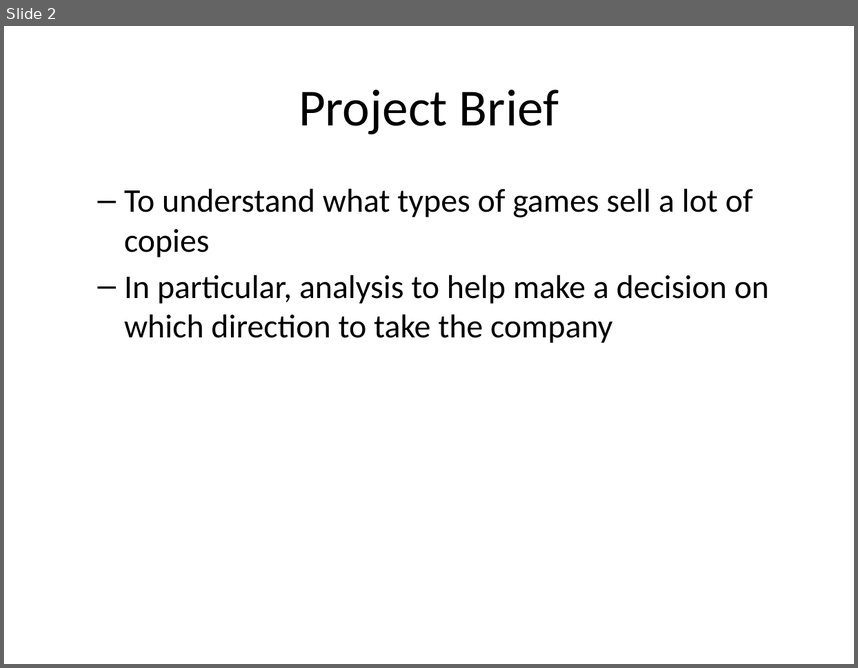
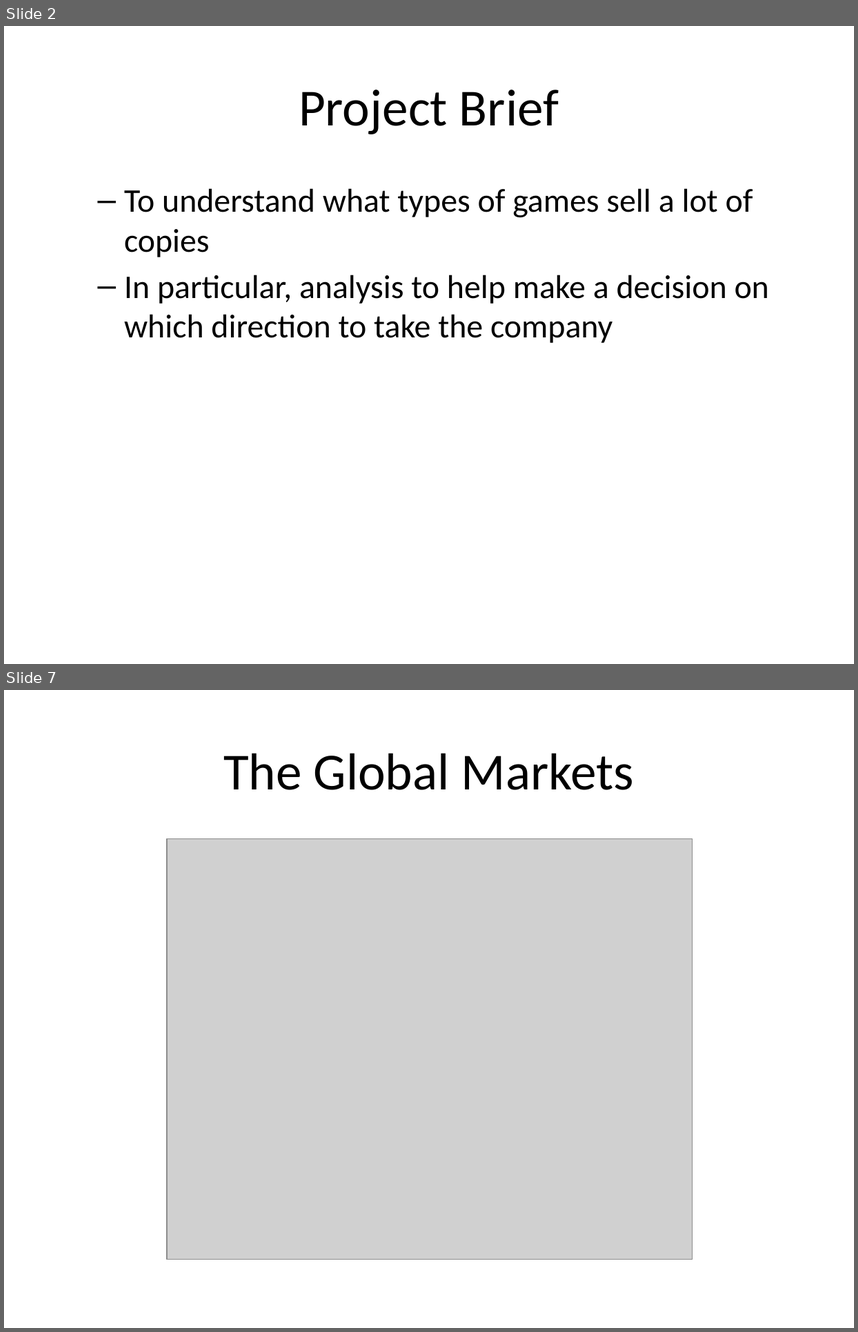
Before and after one commit to DhileasHeywood/video_games_project, a slide deck: documentation/video_games_presentation.pptx. Shown one above the other, each under a label of ours: slide 2 before the commit, slides 2 and 7 after it; the slides between them are not shown. The pictures are 858x668 and 858x1332 pixels, drawn with LibreOffice and Linux fonts; fonts in the diff are those of the drawing; grey boxes stand for pictures. Boxes give left, top, right and bottom in pixels: in the first picture for what was removed or moved away, otherwise in the second. Text is boxed around its words. In the diff, an @@ line names an element or a change of style, - is before the commit and + after.

```diff
--- a/documentation/video_games_presentation.pptx
+++ b/documentation/video_games_presentation.pptx
@@ slide 7 added at [4,690,854,1328], background #FFFFFF @@
@@ title added at [223,753,634,790], 44 pt, text #000000 @@
+The Global Markets
@@ picture added at [168,839,693,1259] @@
```
Also in this commit, not shown: 1 slide changed, 7 other slides added, 1 slide removed, 7 other files.
